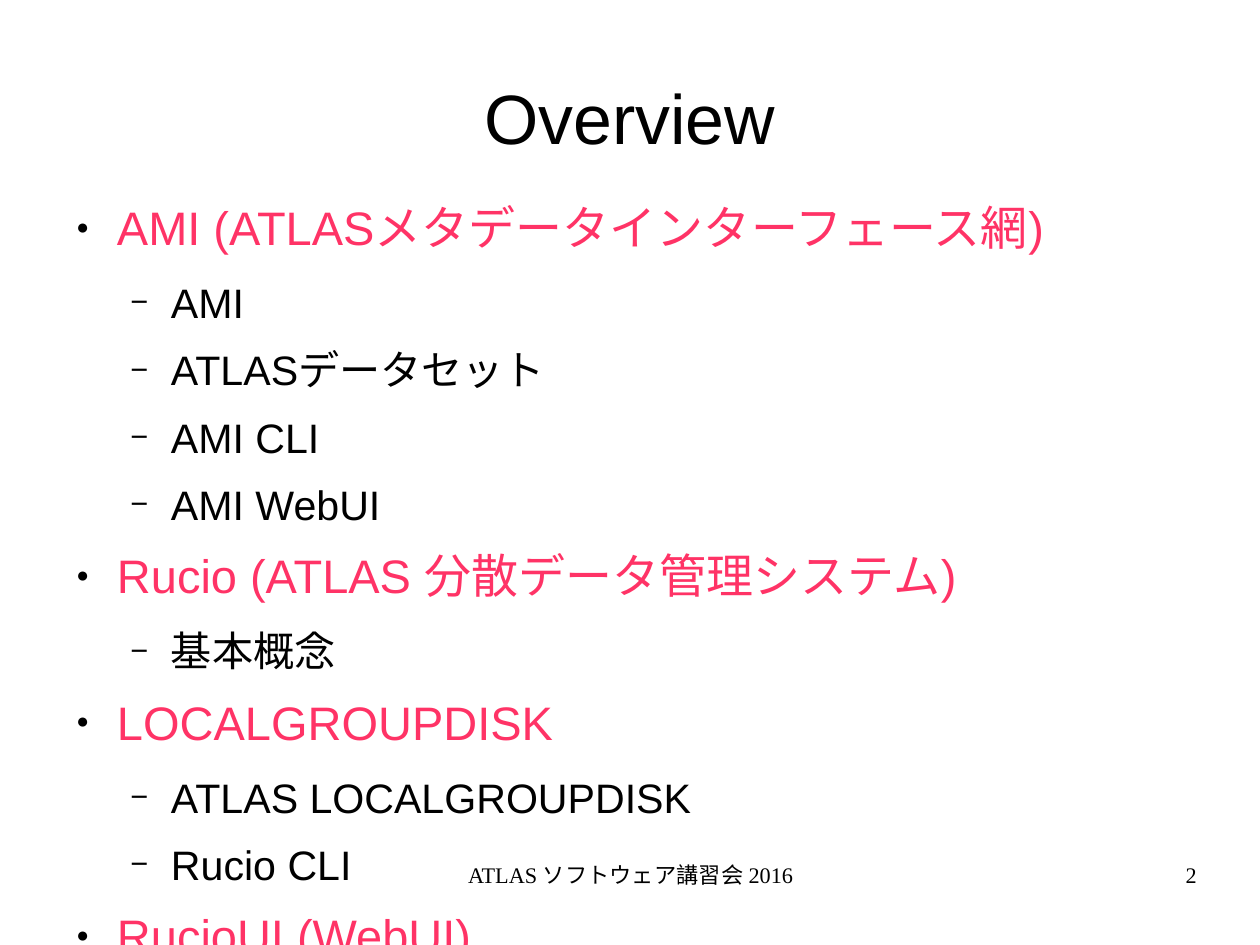
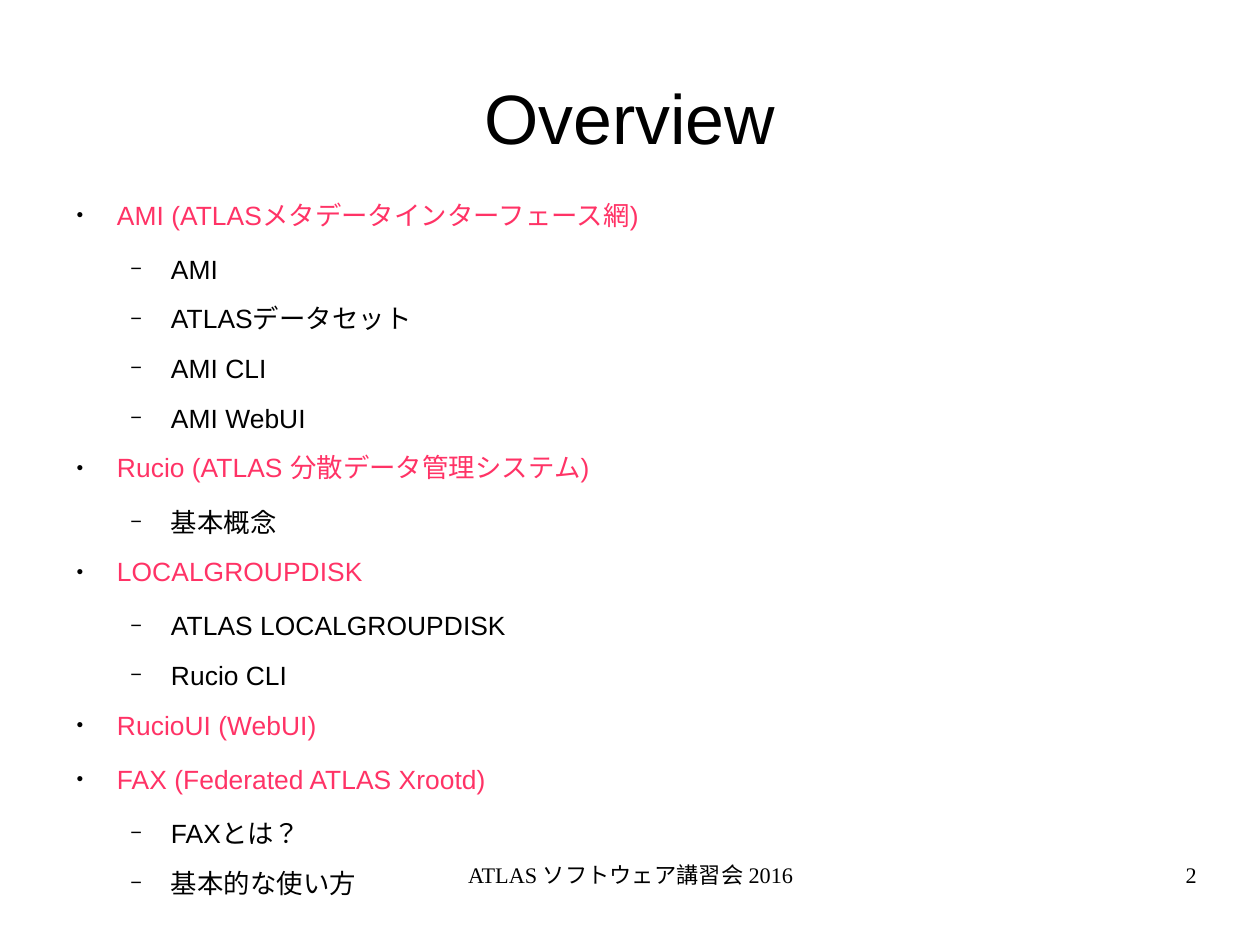
Before and after one commit to GenKawamura/2016-ATLAS-Japan-computing-tutorial, a slide deck: slide 2 of slides/odp/data_management.odp. Drawn at 1260x945 pixels with LibreOffice and Linux fonts; fonts in the diff are those of the drawing. Boxes give left, top, right and bottom in pixels: in the first picture for what was removed or moved away, otherwise in the second. Text is boxed around its words. In the diff, an @@ line names an element or a change of style, - is before the commit and + after.

```diff
--- a/slides/odp/data_management.odp
+++ b/slides/odp/data_management.odp
@@ text at (x1=117, y1=203, x2=638, y2=740): size 29.6 to 16.6 pt in "AMI (ATLASメタデータインターフェース網)", "Rucio (ATLAS 分散データ管理システム)", "LOCALGROUPDISK", "RucioUI (WebUI)"; size 25.9 to 16.6 pt in "AMI", "ATLASデータセット", "AMI CLI", "AMI WebUI" and 3 more places @@
@@ text at (x1=117, y1=770, x2=486, y2=896): paragraphs added @@
+● FAX (Federated ATLAS Xrootd)
+  − FAXとは？
+  − 基本的な使い方
```
Also in this commit, not shown: 1 other slide changed, 3 slides added, 7 other files.
